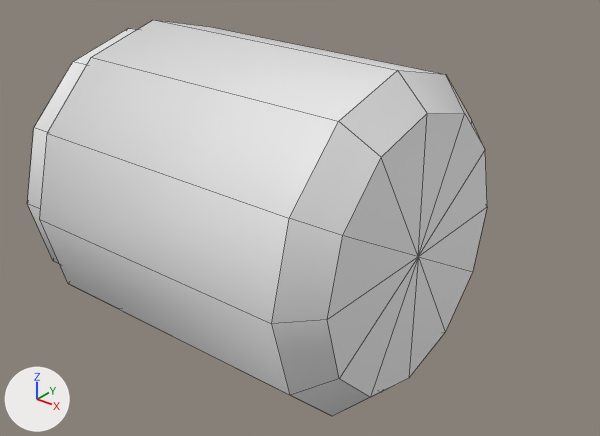
Before and after pictures for a commit that changed the Blender file Models/inventory/elevator_button.blend.
Camera for both pictures: a 50 mm lens placed at (1.49, -1.54, 0.947), pointed at (0.253, 0.007, -0.012). The lights are fixed; the arrows at lower left show +X, +Y and +Z. Mesh edges are drawn as thin lines. The same objects are shown in both versions, whatever each file hides.

Names of what the first picture shows: 'elevator_button.003', 'elevator_button.004'.
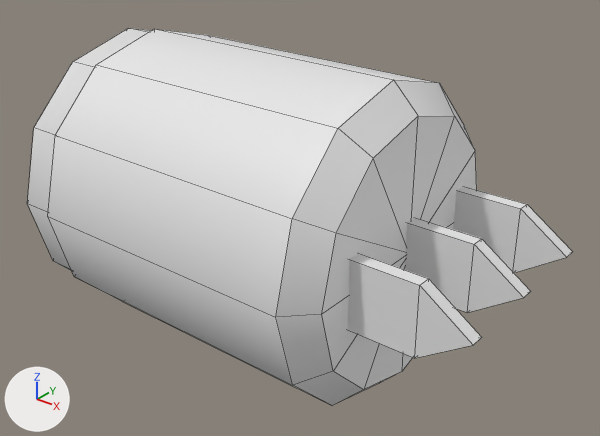
Where the newer file only moved an object's origin or applied its transform, the numbers keep the older frame.

The change in detail:
me_cylinder_003 is used by ob_elevator_button_004; location (0.137, 0.0, 0.0).
me_cylinder_003 had 37 vertices, 36 faces and spanned x -0.393..0.457, y -0.416..0.416, z -0.416..0.416.
me_cylinder_003 now has 68 vertices, 72 faces and spans x -0.393..0.761, y -0.416..0.416, z -0.416..0.416.
Part 1, on me_cylinder_003:
15 vertices are added at x 0.423..0.761, y -0.249..0.217, z -0.089..0.09.
15 new vertices lie (0.0, 0.035, 0.0) away from vertices in x 0.423..0.761, y -0.249..0.217, z -0.089..0.09.
24 new faces join them.
me_cylinder_003 part 2: the surface is now shaded flat.
Object 'elevator_button.004' (ob_elevator_button_004) loses its SOLIDIFY modifier named 'Solidify'.
Modifier setting removed (it was thickness = 0.025).
Modifier setting removed (it was offset = 1.0).
Modifier setting removed (it was nonmanifold_merge_threshold = 0.0003).

Location of each change, (x1, y1, x2, y2) in pixels of the pictures (600 x 436 px):
'elevator_button.004', reshaped, modifiers changed (17% wider): before (40, 20, 487, 416); after (48, 29, 572, 406)
part 1 of me_cylinder_003, added: after (348, 186, 572, 358)
